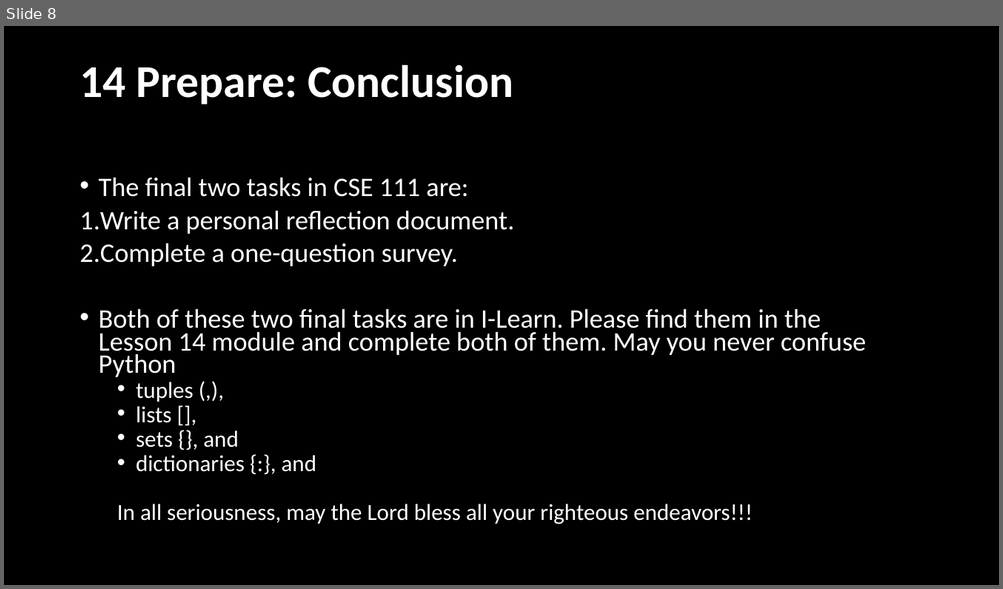
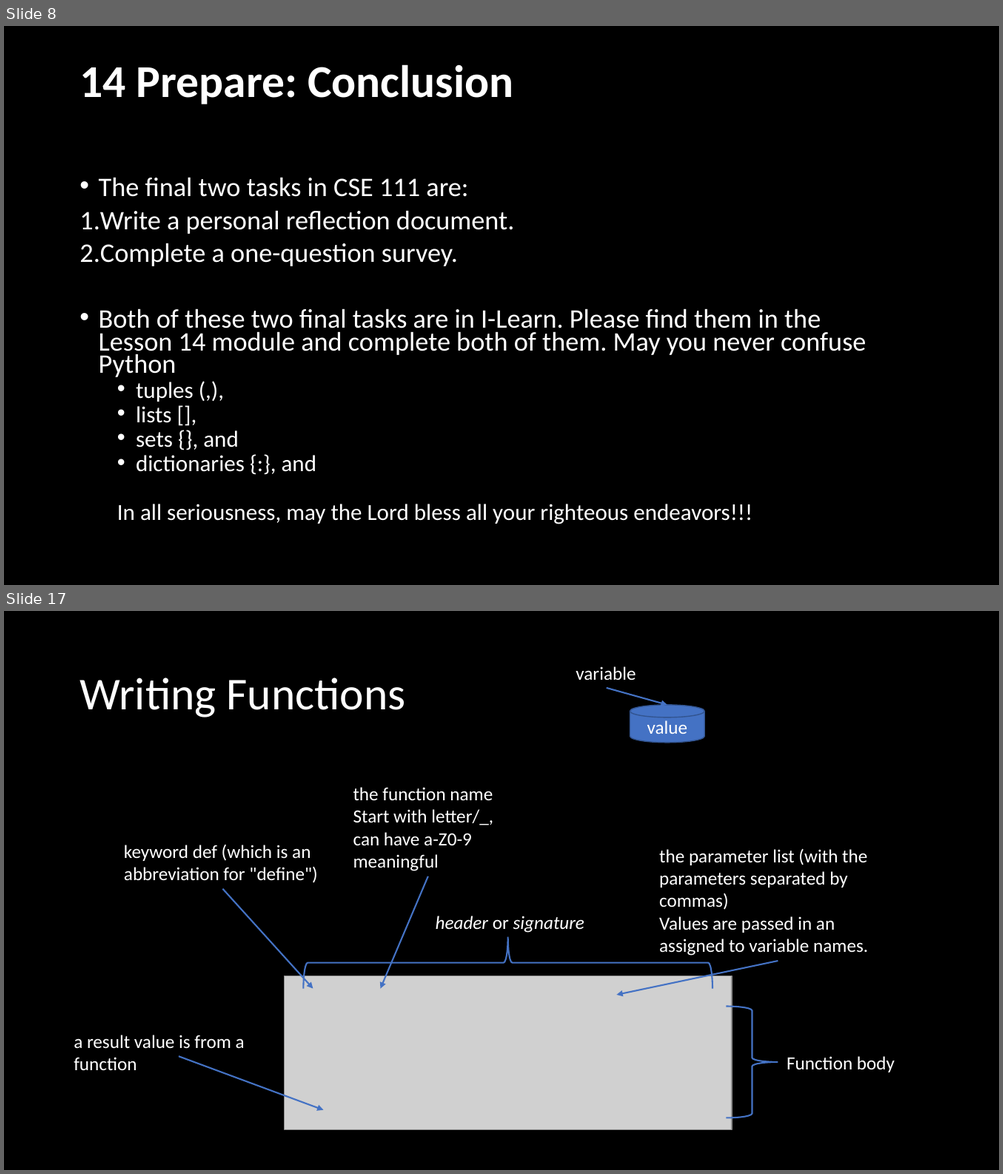
Before and after one commit to BroClements/CSE111ProgwFunctions, a slide deck: CSE111W13SignificantProgram.pptx. Shown one above the other, each under a label of ours: slide 8 before the commit, slides 8 and 17 after it; the slides between them are not shown. The pictures are 1003x589 and 1003x1174 pixels, drawn with LibreOffice and Linux fonts; fonts in the diff are those of the drawing; grey boxes stand for pictures. Boxes give left, top, right and bottom in pixels: in the first picture for what was removed or moved away, otherwise in the second. Text is boxed around its words. In the diff, an @@ line names an element or a change of style, - is before the commit and + after.

```diff
--- a/CSE111W13SignificantProgram.pptx
+++ b/CSE111W13SignificantProgram.pptx
@@ slide 17 added at bbox=[4, 611, 999, 1170], background #000000 @@
@@ text added at bbox=[575, 667, 635, 681], 18 pt, text #FFFFFF @@
+variable
@@ title added at bbox=[79, 678, 406, 718], 44 pt, text #FFFFFF @@
+Writing Functions
@@ arrow added from (606, 688) to (667, 705), #4472C4 1.5 pt @@
@@ cylinder added at bbox=[630, 705, 705, 743], fill #4472C4, outline #325491 1 pt, 18 pt, text #FFFFFF @@
+value
@@ text added at bbox=[353, 787, 493, 871], 18 pt, text #FFFFFF @@
+the function name
+Start with letter/_, can have a-Z0-9
+meaningful
@@ text added at bbox=[124, 844, 317, 883], 18 pt, text #FFFFFF @@
+keyword def (which is an abbreviation for "define")
@@ text added at bbox=[659, 849, 868, 956], 18 pt, text #FFFFFF @@
+the parameter list (with the parameters separated by commas)
+Values are passed in an assigned to variable names.
@@ arrow added from (428, 877) to (380, 989), #4472C4 1.5 pt @@
@@ arrow added from (222, 889) to (313, 989), #4472C4 1.5 pt @@
@@ text added at bbox=[435, 916, 584, 933], 18 pt, text #FFFFFF, italic @@
+header or signature
@@ right brace added at bbox=[304, 937, 712, 989], outline #4472C4 1.5 pt @@
@@ arrow added from (778, 961) to (617, 995), #4472C4 1.5 pt @@
@@ picture added at bbox=[284, 977, 731, 1130] @@
@@ right brace added at bbox=[726, 1006, 778, 1119], outline #4472C4 1.5 pt @@
@@ text added at bbox=[74, 1035, 244, 1071], 18 pt, text #FFFFFF @@
+a result value is from a function
@@ arrow added from (179, 1056) to (324, 1111), #4472C4 1.5 pt @@
@@ text added at bbox=[786, 1056, 894, 1073], 18 pt, text #FFFFFF @@
+Function body
```
Also in this commit, not shown: 29 other slides added.
